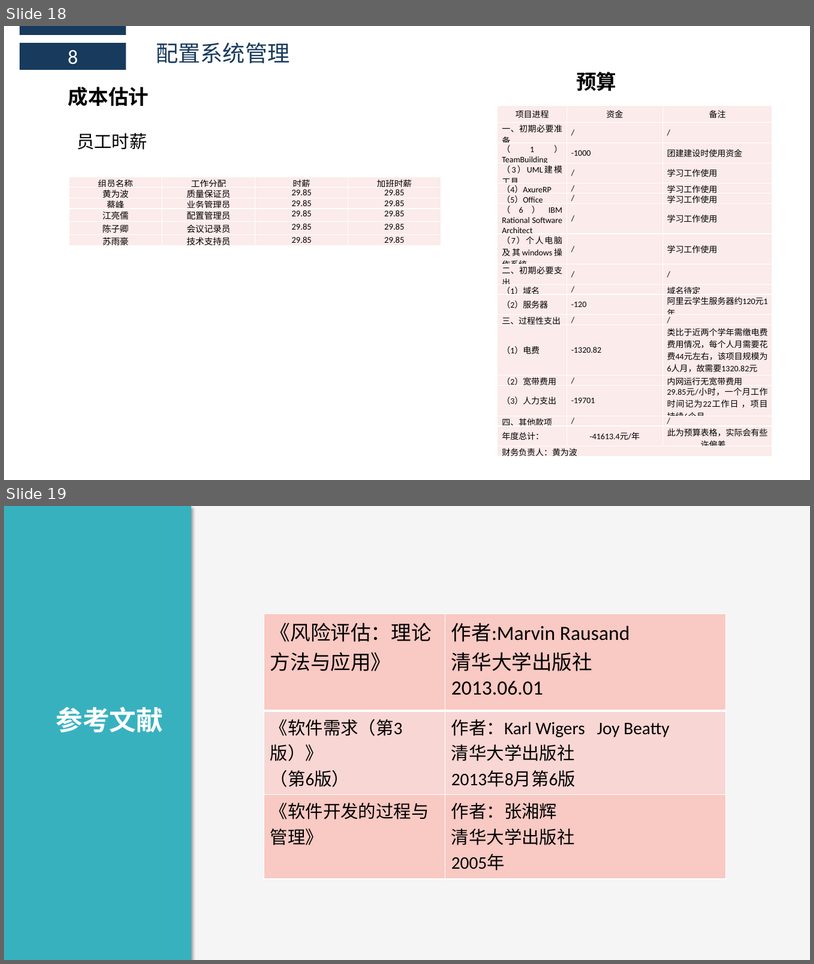
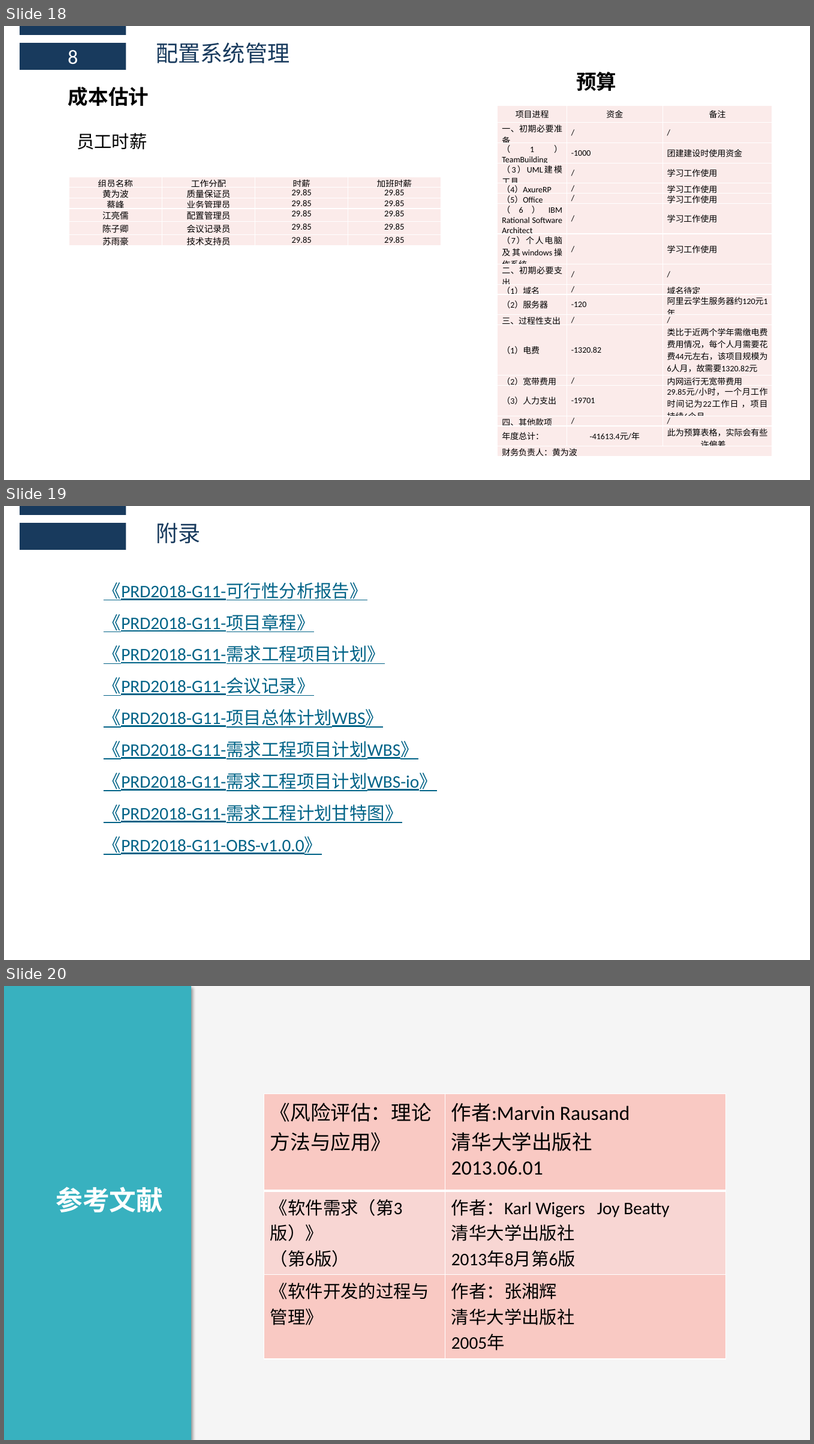
Before and after one commit to boboHh/AssistantTeaching, a slide deck: 非受控文档/04-苏雨豪/PRD2018-G11-项目计划PPT.pptx. Shown one above the other, each under a label of ours: slides 18 and 19 before the commit, slides 18, 19 and 20 after it. The pictures are 814x964 and 814x1444 pixels, drawn with LibreOffice and Linux fonts; fonts in the diff are those of the drawing. Boxes give left, top, right and bottom in pixels: in the first picture for what was removed or moved away, otherwise in the second. Text is boxed around its words. In the diff, an @@ line names an element or a change of style, - is before the commit and + after.

```diff
--- a/非受控文档/04-苏雨豪/PRD2018-G11-项目计划PPT.pptx
+++ b/非受控文档/04-苏雨豪/PRD2018-G11-项目计划PPT.pptx
@@ slide 19 added at [4, 506, 810, 960], background #FFFFFF @@
@@ rectangle added at [20, 506, 126, 515], fill #183A5D @@
@@ rectangle added at [20, 523, 126, 550], fill #183A5D @@
@@ text added at [156, 523, 200, 543], 26.6 pt, text #183A5D @@
+附录
@@ text added at [104, 582, 437, 855], 21 pt, text #006387, underline @@
+《PRD2018-G11-可行性分析报告》
+《PRD2018-G11-项目章程》
+《PRD2018-G11-需求工程项目计划》
+《PRD2018-G11-会议记录》
+《PRD2018-G11-项目总体计划WBS》
+《PRD2018-G11-需求工程项目计划WBS》
+《PRD2018-G11-需求工程项目计划WBS-io》
+《PRD2018-G11-需求工程计划甘特图》
+《PRD2018-G11-OBS-v1.0.0》
@@ what was slide 19 is now slide 20 @@
```
Also in this commit, not shown: 1 slide changed, 2 other files.
